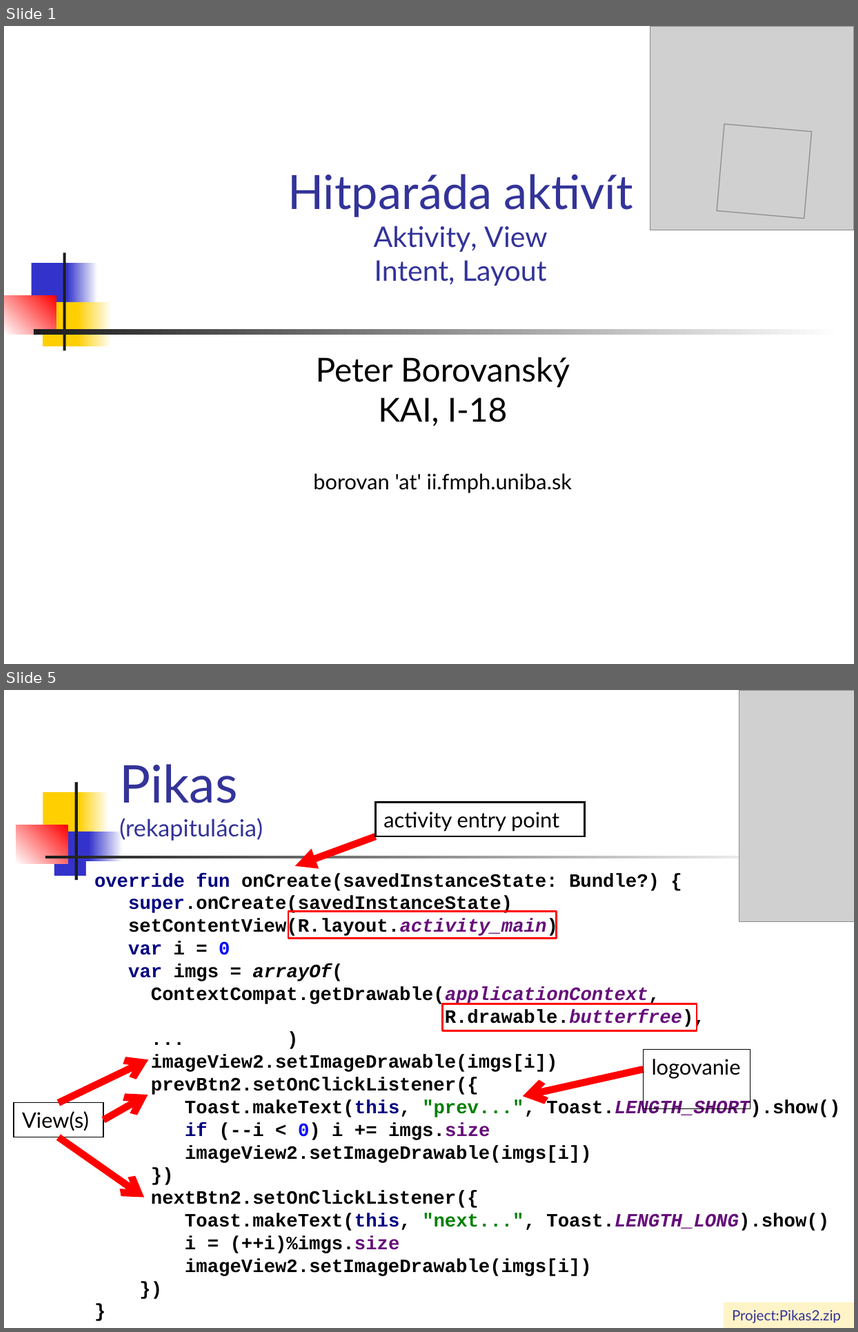
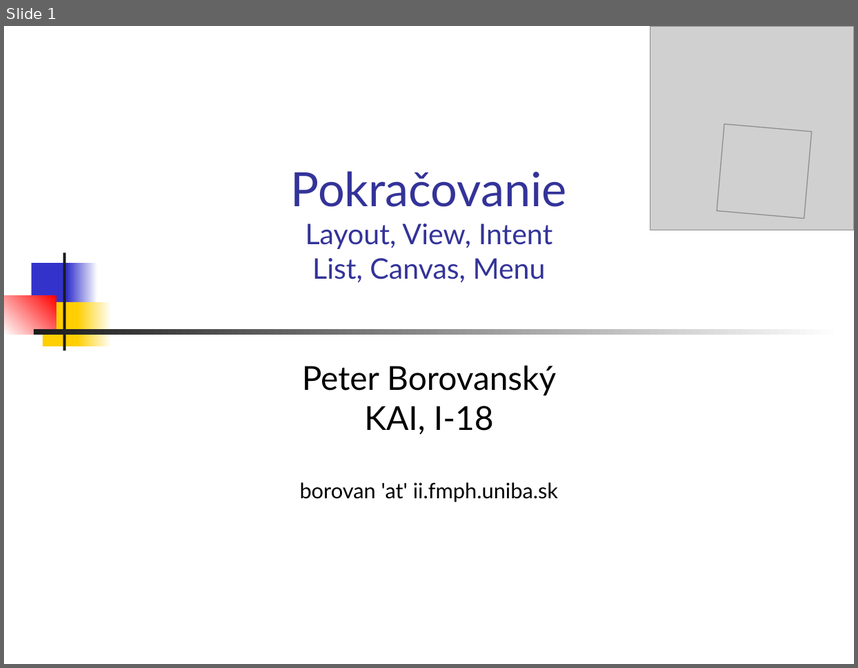
Before and after one commit to vmandro/Prednasky, a slide deck: 04/04_Android.ppt. Shown one above the other, each under a label of ours: slides 1 and 5 before the commit, slide 1 after it; the slides between them are not shown. The pictures are 858x1332 and 858x668 pixels, drawn with LibreOffice and Linux fonts; fonts in the diff are those of the drawing; grey boxes stand for pictures. Boxes give left, top, right and bottom in pixels: in the first picture for what was removed or moved away, otherwise in the second. Text is boxed around its words. In the diff, an @@ line names an element or a change of style, - is before the commit and + after.

```diff
--- a/04/04_Android.ppt
+++ b/04/04_Android.ppt
@@ slide 5 removed at (4, 690, 854, 1328), background #FFFFFF @@
@@ picture removed at (740, 690, 854, 922) @@
@@ title removed at (119, 764, 263, 840) @@
-Pikas
-(rekapitulácia)
@@ rectangle removed at (43, 792, 84, 836) @@
@@ rectangle removed at (74, 782, 77, 880) @@
@@ rectangle removed at (79, 792, 110, 836) @@
@@ rectangle removed at (375, 802, 584, 836) @@
-activity entry point
@@ rectangle removed at (16, 825, 67, 863) @@
@@ rectangle removed at (54, 831, 93, 876) @@
@@ rectangle removed at (89, 831, 123, 876) @@
@@ arrow removed from (375, 836) to (294, 866) @@
@@ rectangle removed at (45, 856, 810, 858) @@
@@ text removed at (94, 873, 840, 1276) @@
-override fun onCreate(savedInstanceState: Bundle?) {
-super.onCreate(savedInstanceState)
-setContentView(R.layout.activity_main)
-var i = 0
-var imgs = arrayOf(
-ContextCompat.getDrawable(applicationContext,
-R.drawable.butterfree),
-... )
-imageView2.setImageDrawable(imgs[i])
-prevBtn2.setOnClickListener({
-Toast.makeText(this, "prev...", Toast.LENGTH_SHORT).show()
-if (--i < 0) i += imgs.size
-imageView2.setImageDrawable(imgs[i])
-})
-nextBtn2.setOnClickListener({
-Toast.makeText(this, "next...", Toast.LENGTH_LONG).show()
-i = (++i)%imgs.size
-imageView2.setImageDrawable(imgs[i])
-})
-}
@@ rectangle removed at (289, 911, 557, 938) @@
@@ rectangle removed at (443, 1004, 697, 1031) @@
@@ arrow removed from (59, 1103) to (148, 1059) @@
@@ rectangle removed at (643, 1049, 751, 1108) @@
-logovanie
@@ arrow removed from (643, 1069) to (523, 1096) @@
@@ rectangle removed at (14, 1103, 103, 1136) @@
-View(s)
@@ arrow removed from (103, 1119) to (148, 1094) @@
@@ arrow removed from (59, 1137) to (144, 1196) @@
@@ rectangle removed at (724, 1302, 854, 1328) @@
-Project:Pikas2.zip
@@ slide 1 changed as well @@
@@ title at (291, 171, 567, 283): text changed @@
-Hitparáda aktivít
-Aktivity, View
-Intent, Layout
+Pokračovanie
+Layout, View, Intent
+List, Canvas, Menu
@@ subtitle "Peter Borovanský": place and size @@
-subtitle "Peter Borovanský" at (313, 357, 572, 493)
+subtitle "Peter Borovanský" at (300, 365, 558, 502)
```
Also in this commit, not shown: 30 slides added, 31 other slides removed, 7 other files.
